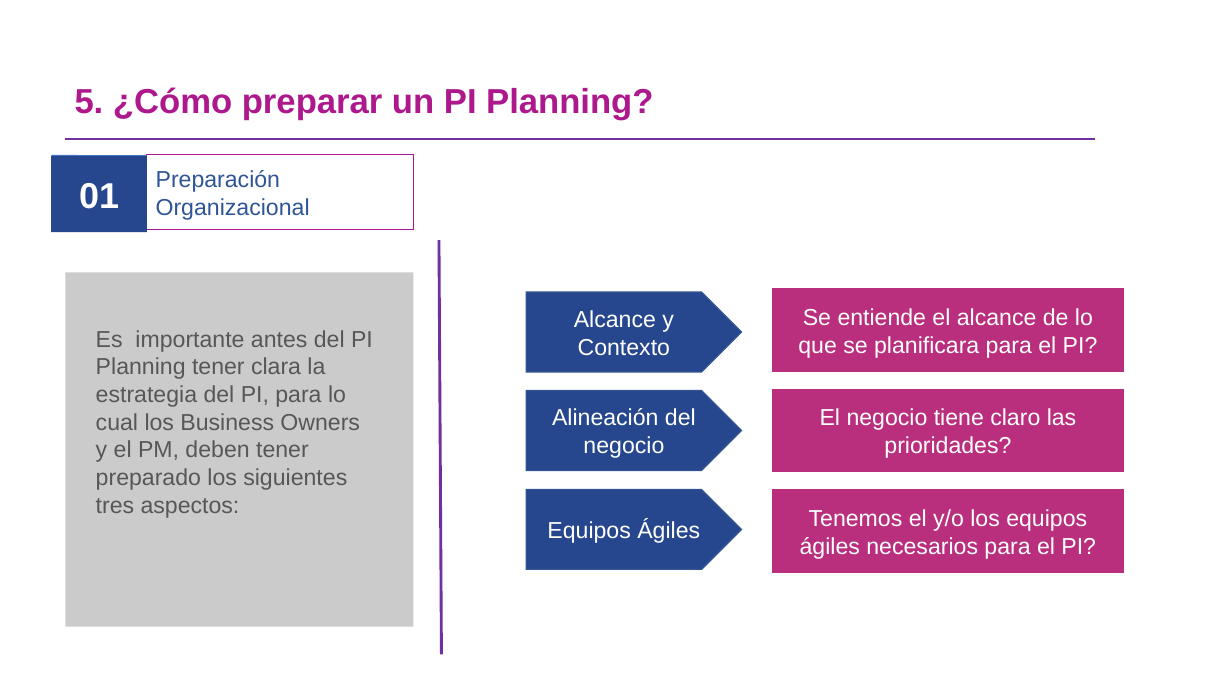
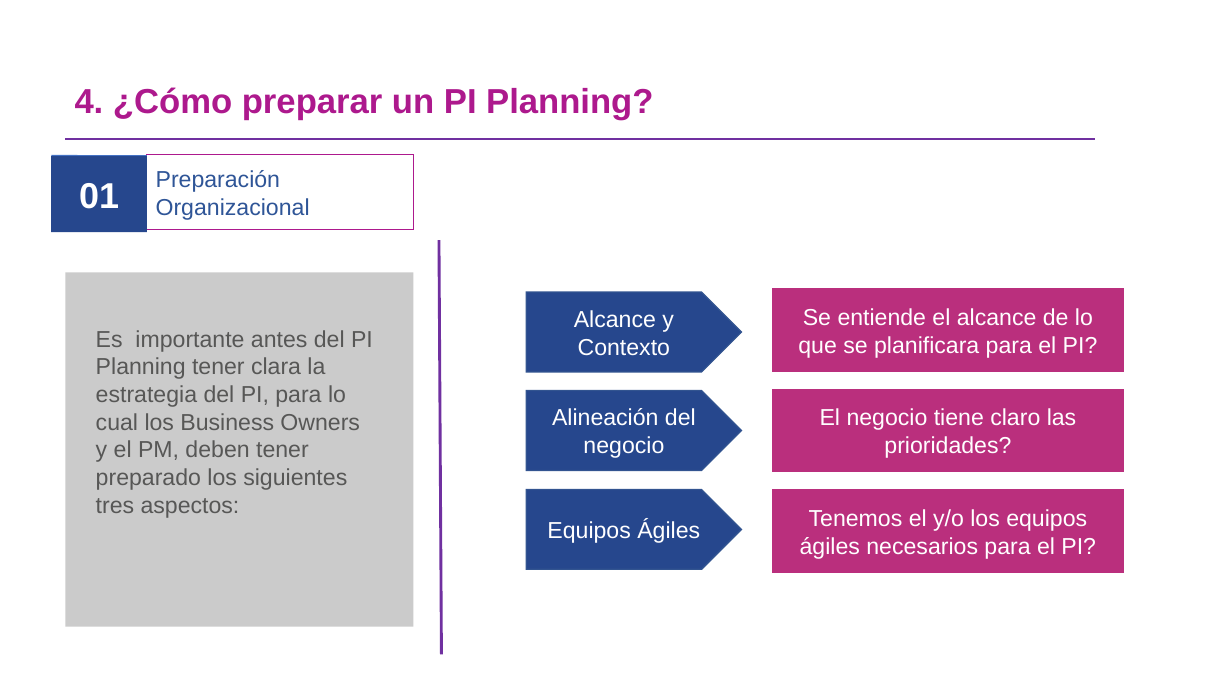
Before and after one commit to omesan/Agile, a slide deck: slide 6 of Stefanini/Stefanini.Clientes/Stefanini.Cliente.Experian/Guia PIPlanning _ExperianV1.0.pptx. Drawn at 1232x693 pixels with LibreOffice and Linux fonts; fonts in the diff are those of the drawing; background and template pictures are left out. Boxes give left, top, right and bottom in pixels: in the first picture for what was removed or moved away, otherwise in the second. Text is boxed around its words. In the diff, an @@ line names an element or a change of style, - is before the commit and + after.

```diff
--- a/Stefanini/Stefanini.Clientes/Stefanini.Cliente.Experian/Guia PIPlanning _ExperianV1.0.pptx
+++ b/Stefanini/Stefanini.Clientes/Stefanini.Cliente.Experian/Guia PIPlanning _ExperianV1.0.pptx
@@ title at box(75, 87, 653, 120): text changed @@
-5. ¿Cómo preparar un PI Planning?
+4. ¿Cómo preparar un PI Planning?
```
Also in this commit, not shown: 9 other slides changed, 9 slides added, 2 slides removed, 15 other files.
